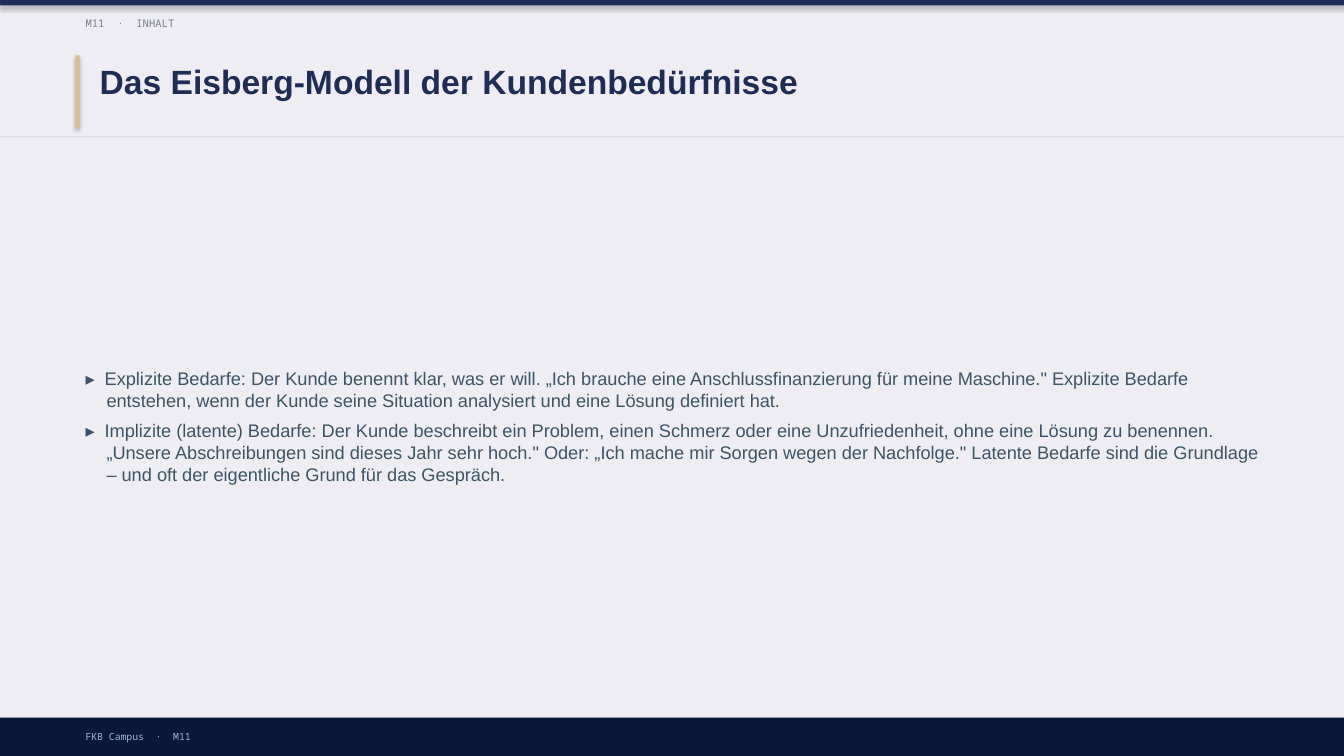
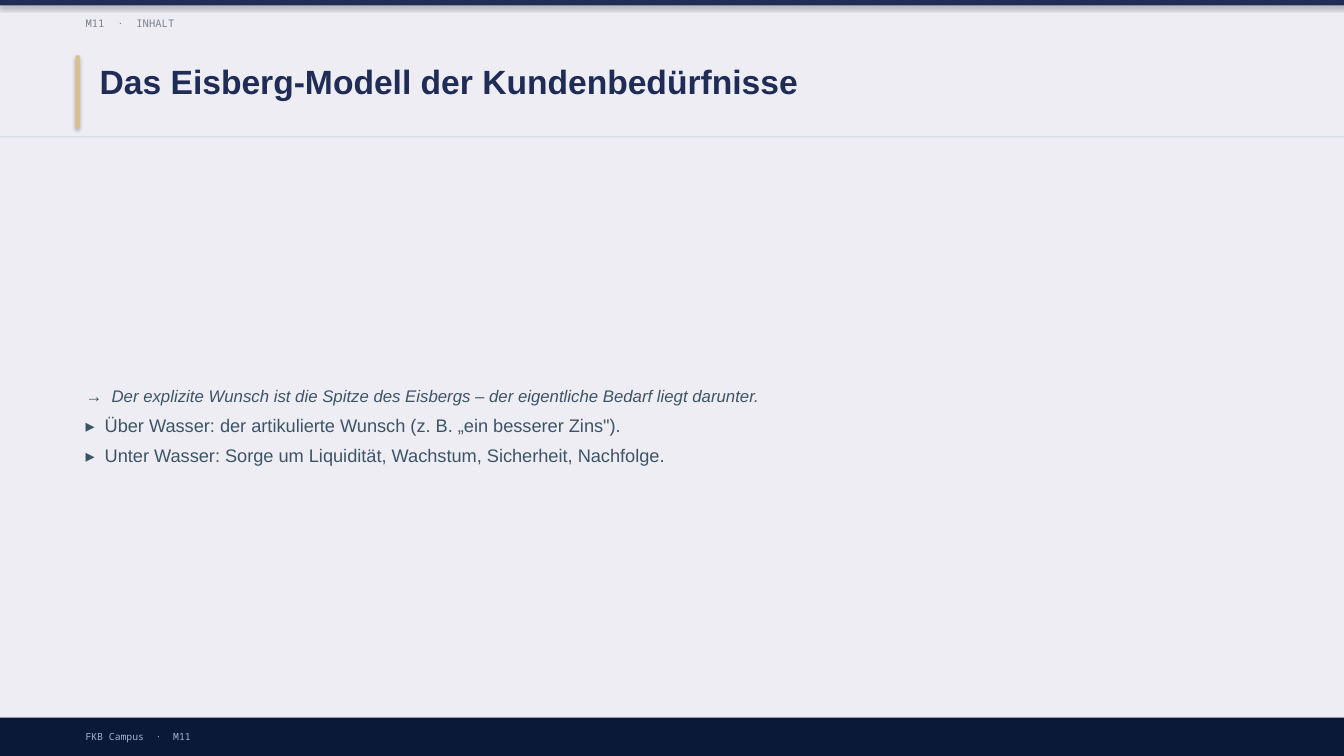
Before and after one commit to ck5rqc47pr-byte/firmenkundenakademie-online, a slide deck: slide 6 of protected-downloads/praesentation/M11.pptx (slide 5 before the commit). Drawn at 1344x756 pixels with LibreOffice and Linux fonts; fonts in the diff are those of the drawing. Boxes give left, top, right and bottom in pixels: in the first picture for what was removed or moved away, otherwise in the second. Text is boxed around its words. In the diff, an @@ line names an element or a change of style, - is before the commit and + after.

```diff
--- a/protected-downloads/praesentation/M11.pptx
+++ b/protected-downloads/praesentation/M11.pptx
@@ text at box(105, 390, 758, 466): text changed @@
-▸ Explizite Bedarfe: Der Kunde benennt klar, was er will. „Ich brauche eine Anschlussfinanzierung für meine Maschine." Explizite Bedarfe entstehen, wenn der Kunde seine Situation analysiert und eine Lösung definiert hat.
-▸ Implizite (latente) Bedarfe: Der Kunde beschreibt ein Problem, einen Schmerz oder eine Unzufriedenheit, ohne eine Lösung zu benennen. „Unsere Abschreibungen sind dieses Jahr sehr hoch." Oder: „Ich mache mir Sorgen wegen der Nachfolge." Latente Bedarfe sind die Grundlage – und oft der eigentliche Grund für das Gespräch.
+→ Der explizite Wunsch ist die Spitze des Eisbergs – der eigentliche Bedarf liegt darunter.
+▸ Über Wasser: der artikulierte Wunsch (z. B. „ein besserer Zins").
+▸ Unter Wasser: Sorge um Liquidität, Wachstum, Sicherheit, Nachfolge.
```
Also in this commit, not shown: 3 other slides changed, 4 slides added, 6 slides removed, 1 other file.
